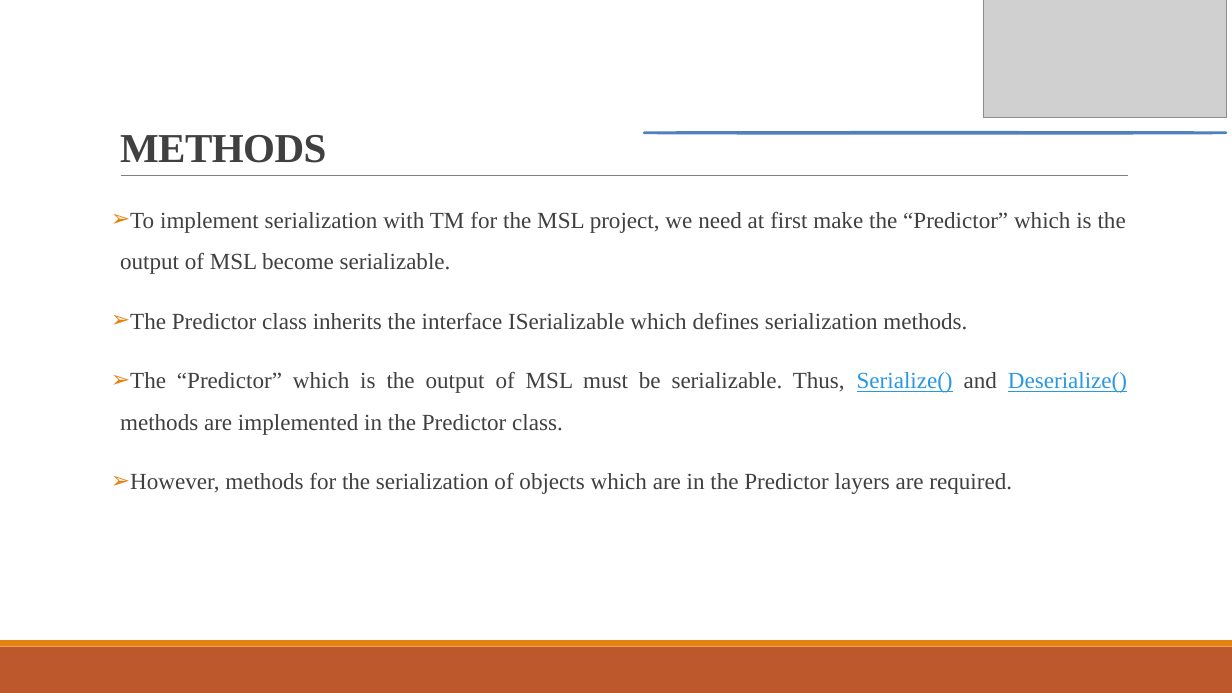
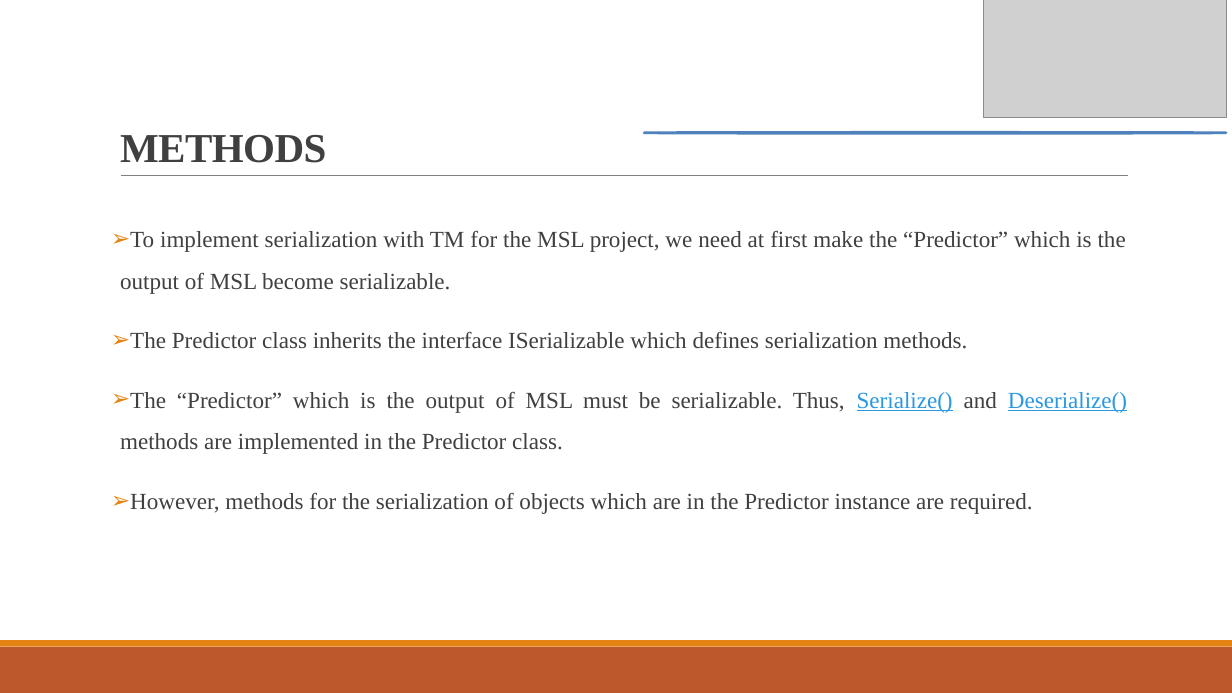
Before and after one commit to Hungbth2000/tm_msl_serialization, a slide deck: slide 4 of source/MySeProject/Documentation/Implement Temporal Memory Learning sample with Serialization.pptx. Drawn at 1232x693 pixels with LibreOffice and Linux fonts; fonts in the diff are those of the drawing; grey boxes stand for pictures. Boxes give left, top, right and bottom in pixels: in the first picture for what was removed or moved away, otherwise in the second. Text is boxed around its words. In the diff, an @@ line names an element or a change of style, - is before the commit and + after.

```diff
--- a/source/MySeProject/Documentation/Implement Temporal Memory Learning sample with Serialization.pptx
+++ b/source/MySeProject/Documentation/Implement Temporal Memory Learning sample with Serialization.pptx
@@ text "To implement serialization with TM ...": place and size @@
-text "To implement serialization with TM ..." at box(120, 211, 1127, 494)
+text "To implement serialization with TM ..." at box(120, 230, 1127, 514)
@@ text at box(130, 492, 1033, 514): text changed @@
-➢ However, methods for the serialization of objects which are in the Predictor layers are required.
+➢ However, methods for the serialization of objects which are in the Predictor instance are required.
```
Also in this commit, not shown: 4 other slides changed, 1 other file.
